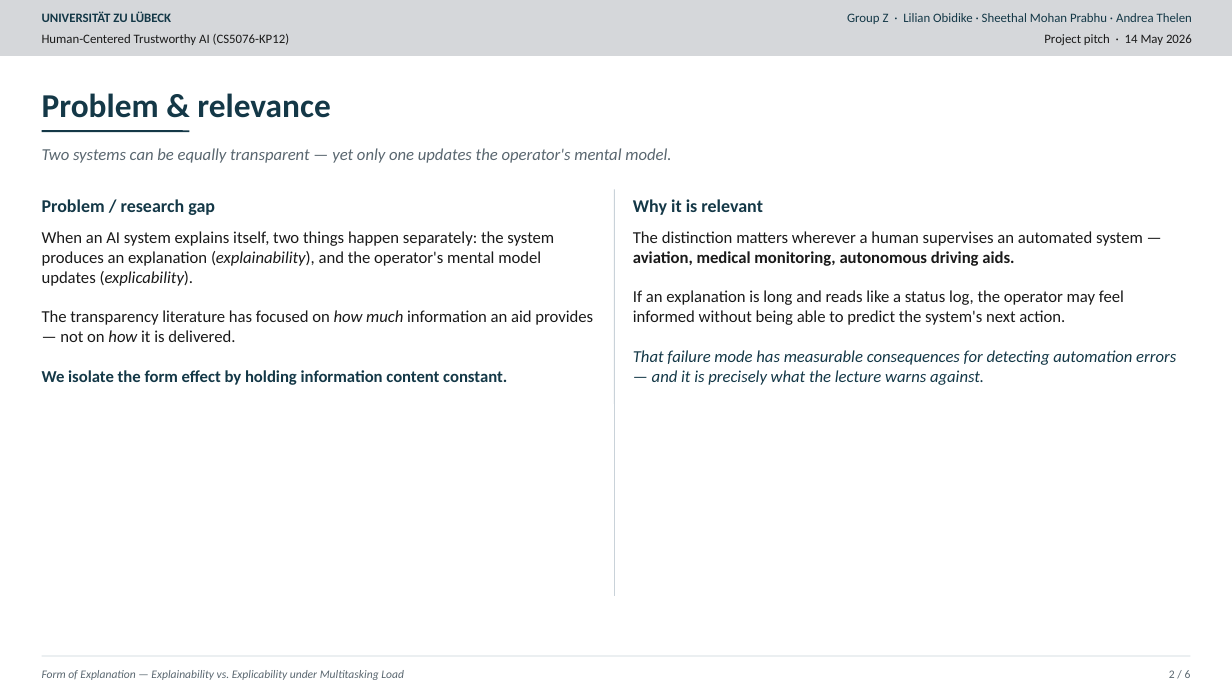
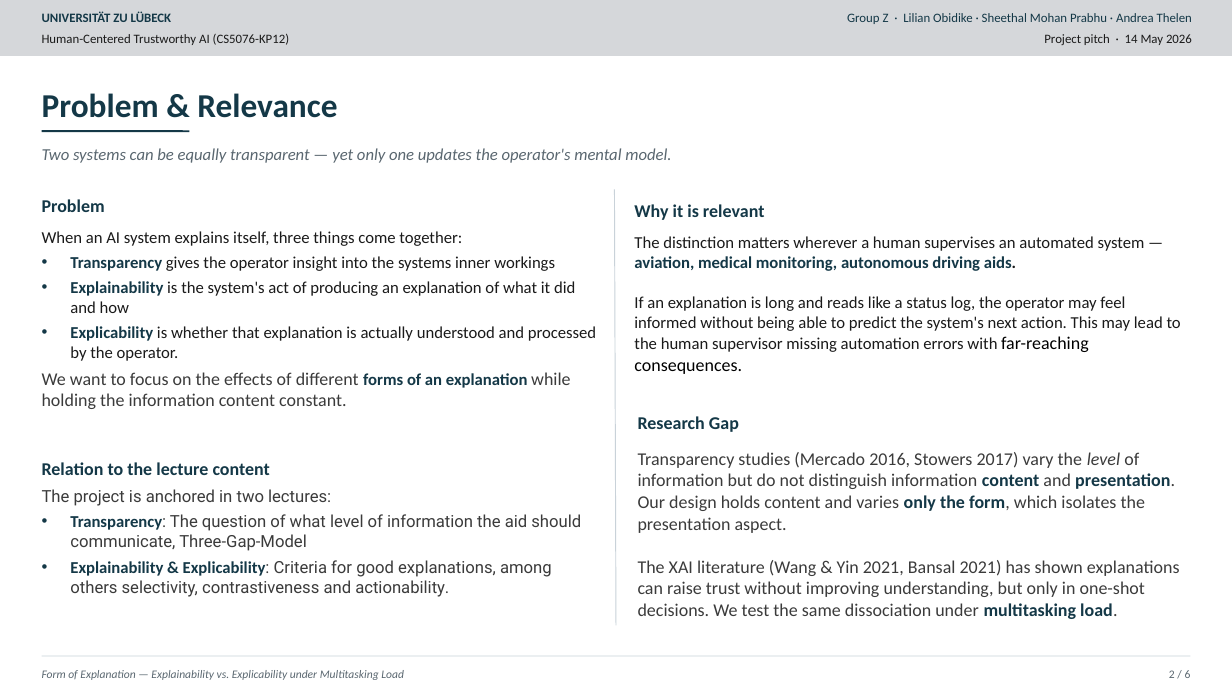
Before and after one commit to AndreaThelen/HumanCenteredAI, a slide deck: slide 2 of Documents/Study.pptx. Drawn at 1232x693 pixels with LibreOffice and Linux fonts; fonts in the diff are those of the drawing. Boxes give left, top, right and bottom in pixels: in the first picture for what was removed or moved away, otherwise in the second. Text is boxed around its words. In the diff, an @@ line names an element or a change of style, - is before the commit and + after.

```diff
--- a/Documents/Study.pptx
+++ b/Documents/Study.pptx
@@ text at [42,93,337,118]: text changed @@
-Problem & relevance
+Problem & Relevance
@@ text at [42,199,105,212]: text changed @@
-Problem / research gap
+Problem
@@ line moved from (615, 189) - (615, 596) to (615, 189) - (616, 626) @@
@@ text "Why it is relevant": place and size @@
-text "Why it is relevant" at [633,199,763,215]
+text "Why it is relevant" at [634,204,765,220]
@@ text at [42,231,596,409]: text changed @@
-When an AI system explains itself, two things happen separately: the system produces an explanation (explainability), and the operator's mental model updates (explicability).
-The transparency literature has focused on how much information an aid provides — not on how it is delivered.
-We isolate the form effect by holding information content constant.
+When an AI system explains itself, three things come together:
+• Transparency gives the operator insight into the systems inner workings
+• Explainability is the system's act of producing an explanation of what it did and how
+• Explicability is whether that explanation is actually understood and processed by the operator.
+We want to focus on the effects of different forms of an explanation while holding the information content constant.
@@ text at [634,236,1145,271]: text colour #1A1A1A to #143847 in "aviation, medical monitoring, autonomous driving aids." @@
@@ text at [634,296,1181,374]: text changed @@
-If an explanation is long and reads like a status log, the operator may feel informed without being able to predict the system's next action.
-That failure mode has measurable consequences for detecting automation errors — and it is precisely what the lecture warns against.
+If an explanation is long and reads like a status log, the operator may feel informed without being able to predict the system's next action. This may lead to the human supervisor missing automation errors with far-reaching consequences.
@@ text added at [638,416,739,432], 14 pt, text #143847, bold @@
+Research Gap
@@ text added at [42,462,270,475], 14 pt, text #143847, bold @@
+Relation to the lecture content
@@ text added at [638,452,1180,619], 14 pt, text #3B3B3B @@
+Transparency studies (Mercado 2016, Stowers 2017) vary the level of information but do not distinguish information content and presentation. Our design holds content and varies only the form, which isolates the presentation aspect.
+The XAI literature (Wang & Yin 2021, Bansal 2021) has shown explanations can raise trust without improving understanding, but only in one-shot decisions. We test the same dissociation under multitasking load.
@@ text added at [42,489,581,597], 13 pt, text #3B3B3B @@
+The project is anchored in two lectures:
+• Transparency: The question of what level of information the aid should communicate, Three-Gap-Model
+• Explainability & Explicability: Criteria for good explanations, among others selectivity, contrastiveness and actionability.
```
Also in this commit, not shown: 5 other slides changed, 1 other file.
